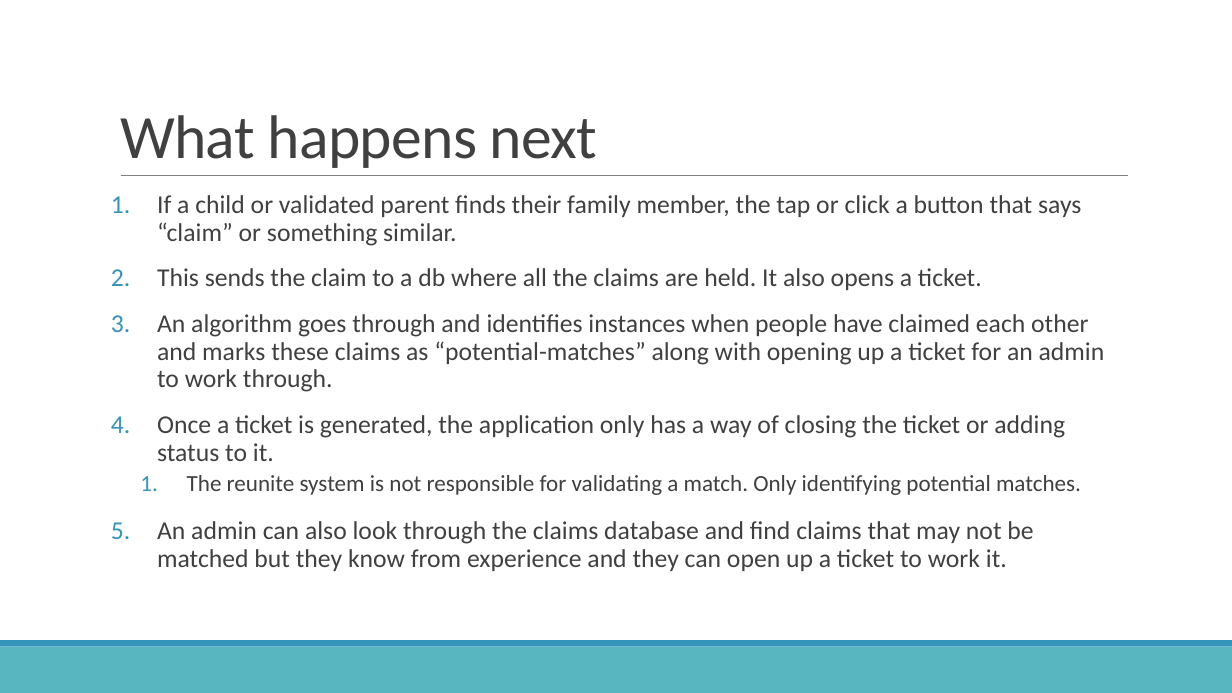
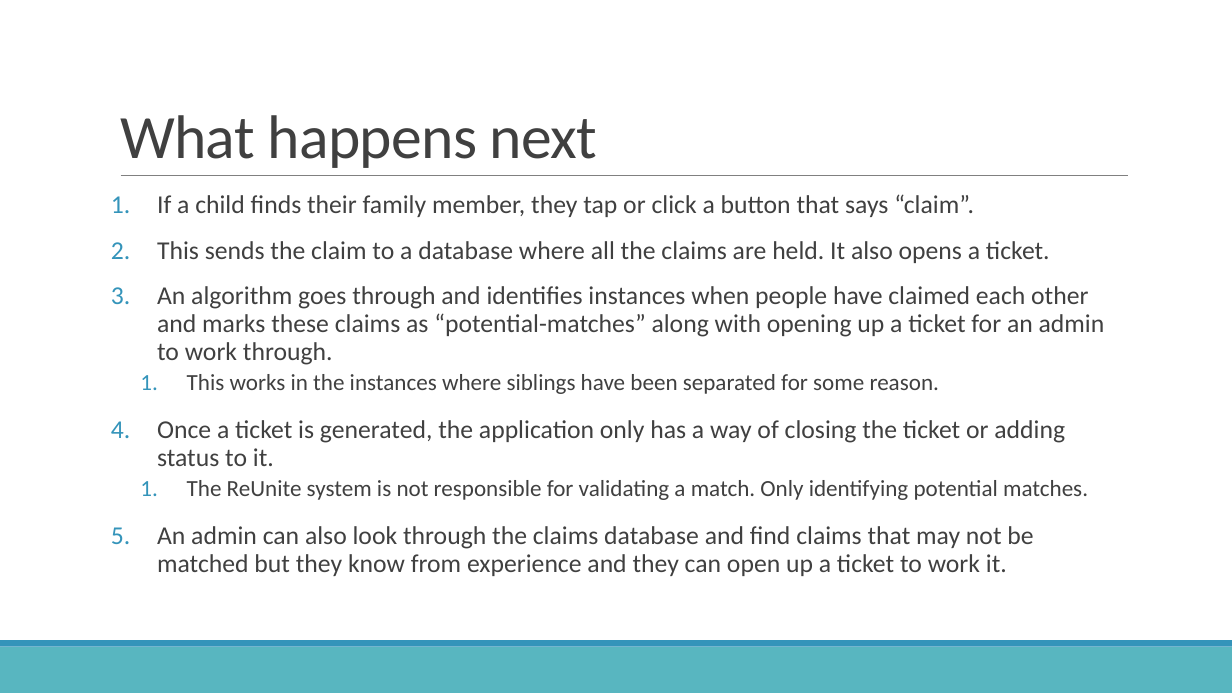
Before and after one commit to weirdaze/reunite, a slide deck: slide 7 of ReUnite Overview.pptx (slide 5 before the commit). Drawn at 1232x693 pixels with LibreOffice and Linux fonts; fonts in the diff are those of the drawing; background and template pictures are left out. Boxes give left, top, right and bottom in pixels: in the first picture for what was removed or moved away, otherwise in the second. Text is boxed around its words. In the diff, an @@ line names an element or a change of style, - is before the commit and + after.

Commit message:
updated reunite deck with some screenshots
for the meeting today. spiffed up the deck.

```diff
--- a/ReUnite Overview.pptx
+++ b/ReUnite Overview.pptx
@@ text at bbox=[157, 194, 1105, 576]: paragraph added @@
+  1. This works in the instances where siblings have been separated for some reason.
@@ text at bbox=[157, 194, 1050, 263]: text changed @@
-1. If a child or validated parent finds their family member, the tap or click a button that says “claim” or something similar.
-2. This sends the claim to a db where all the claims are held. It also opens a ticket.
+1. If a child finds their family member, they tap or click a button that says “claim”.
+2. This sends the claim to a database where all the claims are held. It also opens a ticket.
@@ text at bbox=[187, 480, 1088, 500]: text changed @@
-  1. The reunite system is not responsible for validating a match. Only identifying potential matches.
+  1. The ReUnite system is not responsible for validating a match. Only identifying potential matches.
```
Also in this commit, not shown: 3 other slides changed, 3 slides added, 1 other file.
